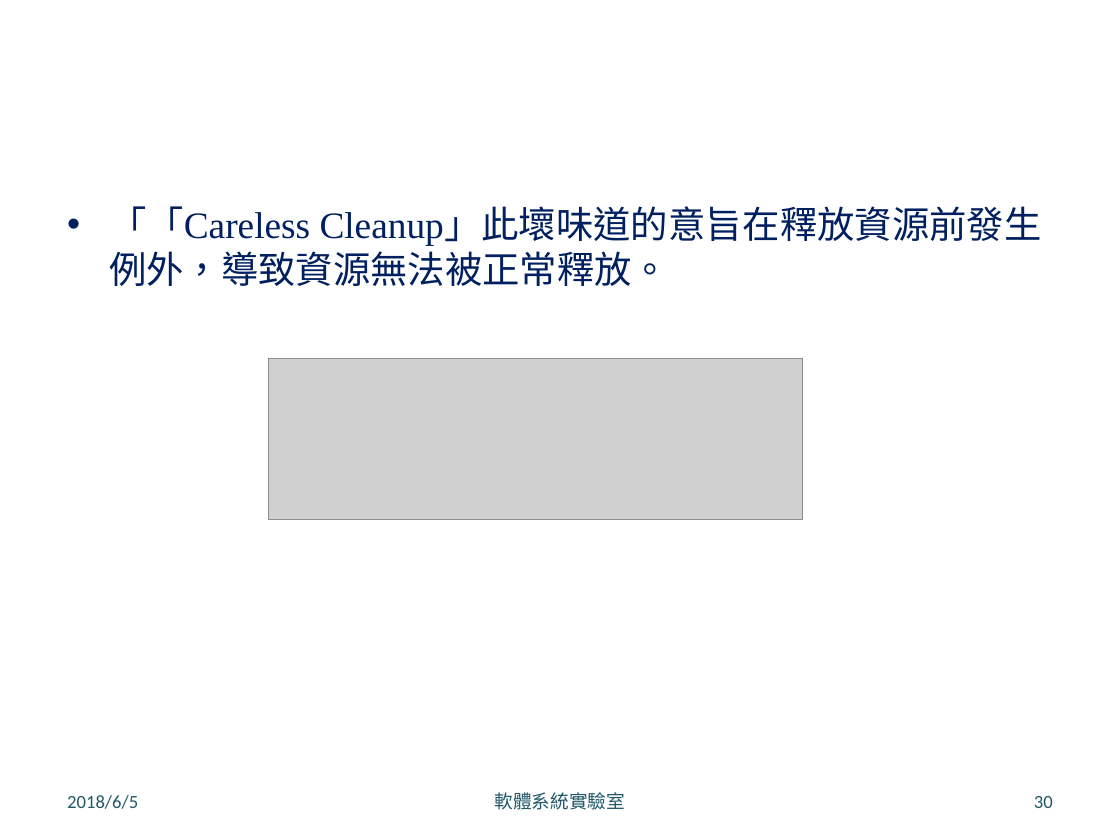
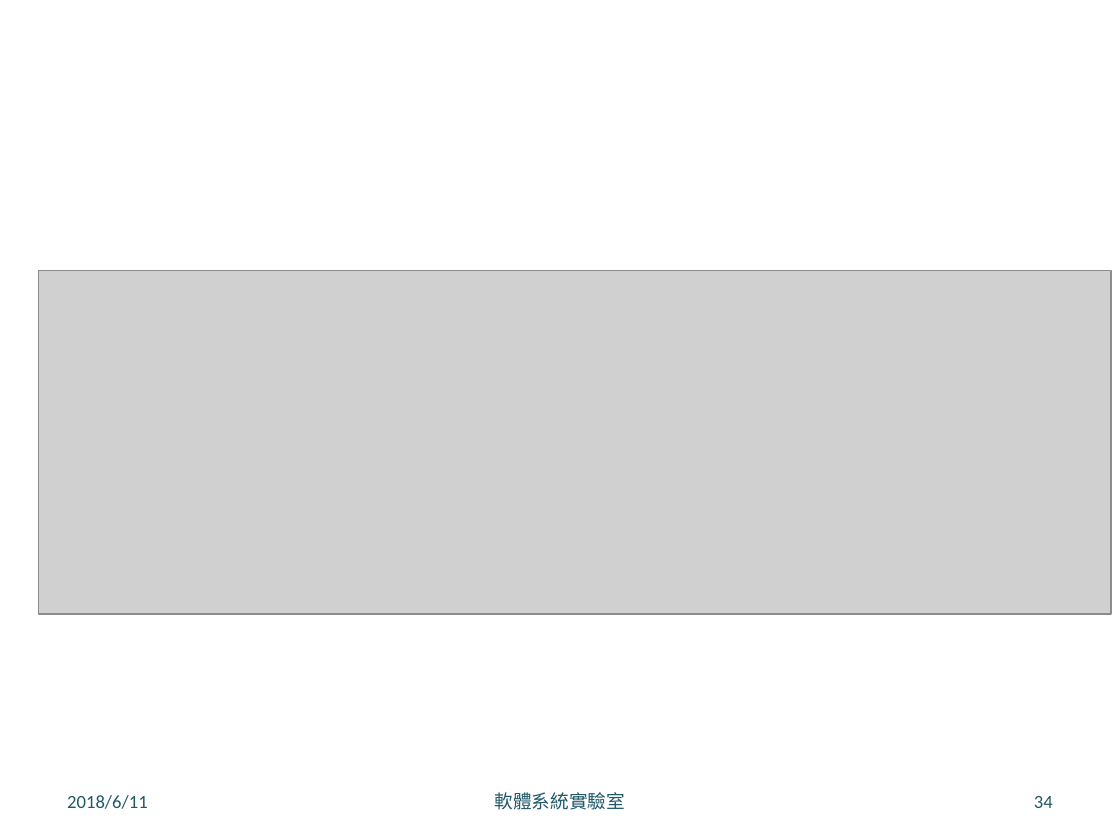
Before and after one commit to LeoLiu1209/Robusta-Thesis, a slide deck: slide 34 of 口試簡報 .pptx (slide 30 before the commit). Drawn at 1120x840 pixels with LibreOffice and Linux fonts; fonts in the diff are those of the drawing; grey boxes stand for pictures; background and template pictures are left out. Boxes give left, top, right and bottom in pixels: in the first picture for what was removed or moved away, otherwise in the second. Text is boxed around its words. In the diff, an @@ line names an element or a change of style, - is before the commit and + after.

```diff
--- a/口試簡報 .pptx
+++ b/口試簡報 .pptx
@@ text removed at (109, 206, 1042, 286) @@
-• 「「Careless Cleanup」此壞味道的意旨在釋放資源前發生例外，導致資源無法被正常釋放。
@@ picture added at (39, 270, 1111, 614) @@
@@ picture removed at (269, 358, 803, 520) @@
@@ text at (67, 795, 148, 809): text changed @@
-2018/6/5
+2018/6/11
@@ page number at (1034, 796, 1053, 808): text changed @@
-30
+34
```
Also in this commit, not shown: 18 other slides changed, 5 slides added, 9 other files.
